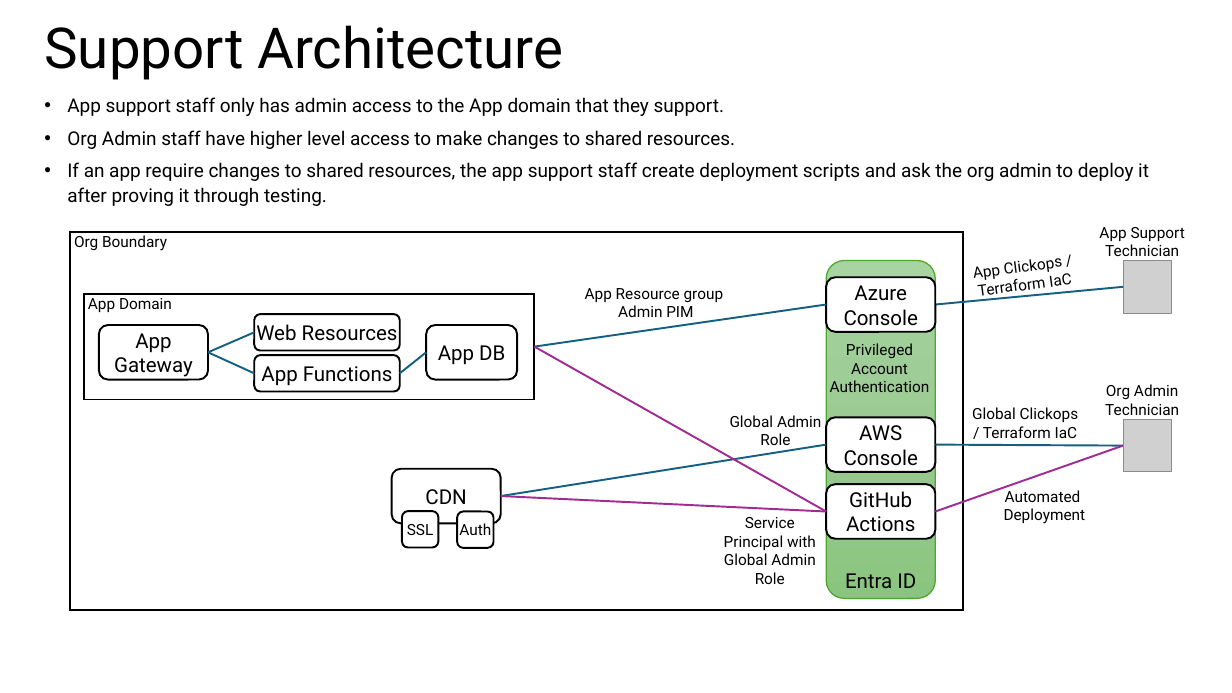
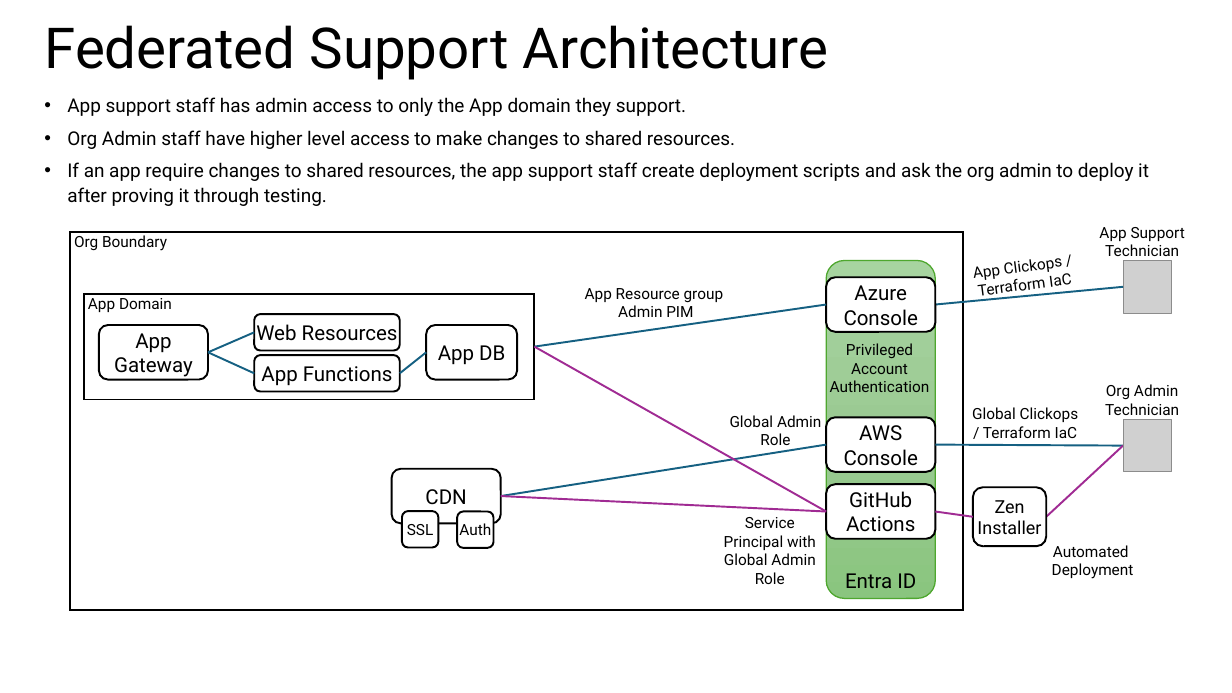
Before and after one commit to ZenMe-AU/ZBCorpArchitecture, a slide deck: slide 5 of Documentation/Corp Architecture Overview.pptx. Drawn at 1232x693 pixels with LibreOffice and Linux fonts; fonts in the diff are those of the drawing; grey boxes stand for pictures. Boxes give left, top, right and bottom in pixels: in the first picture for what was removed or moved away, otherwise in the second. Text is boxed around its words. In the diff, an @@ line names an element or a change of style, - is before the commit and + after.

```diff
--- a/Documentation/Corp Architecture Overview.pptx
+++ b/Documentation/Corp Architecture Overview.pptx
@@ title at box(44, 25, 829, 80): text changed @@
-Support Architecture
+Federated Support Architecture
@@ text at box(67, 97, 686, 116): text changed @@
-• App support staff only has admin access to the App domain that they support.
+• App support staff has admin access to only the App domain they support.
@@ line moved from (1123, 445) - (935, 512) to (1123, 445) - (1046, 517) @@
@@ rounded rectangle added at box(973, 487, 1046, 546), fill #FFFFFF, outline #000000 1.5 pt, 14 pt, text #000000 @@
+Zen Installer
@@ line added from (973, 517) to (935, 512), #A02B93 1.5 pt @@
@@ text "Automated": place and size @@
-text "Automated" at box(1004, 490, 1086, 524)
+text "Automated" at box(1052, 545, 1134, 579)
```
Also in this commit, not shown: 3 other slides changed, 2 slides added.
